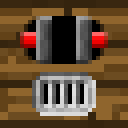
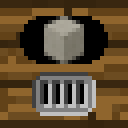
Revision of a layered 128 × 128 image; what changed, layer by layer:
added layer "autosieve" above "compressor" over [20, 16, 108, 116]
